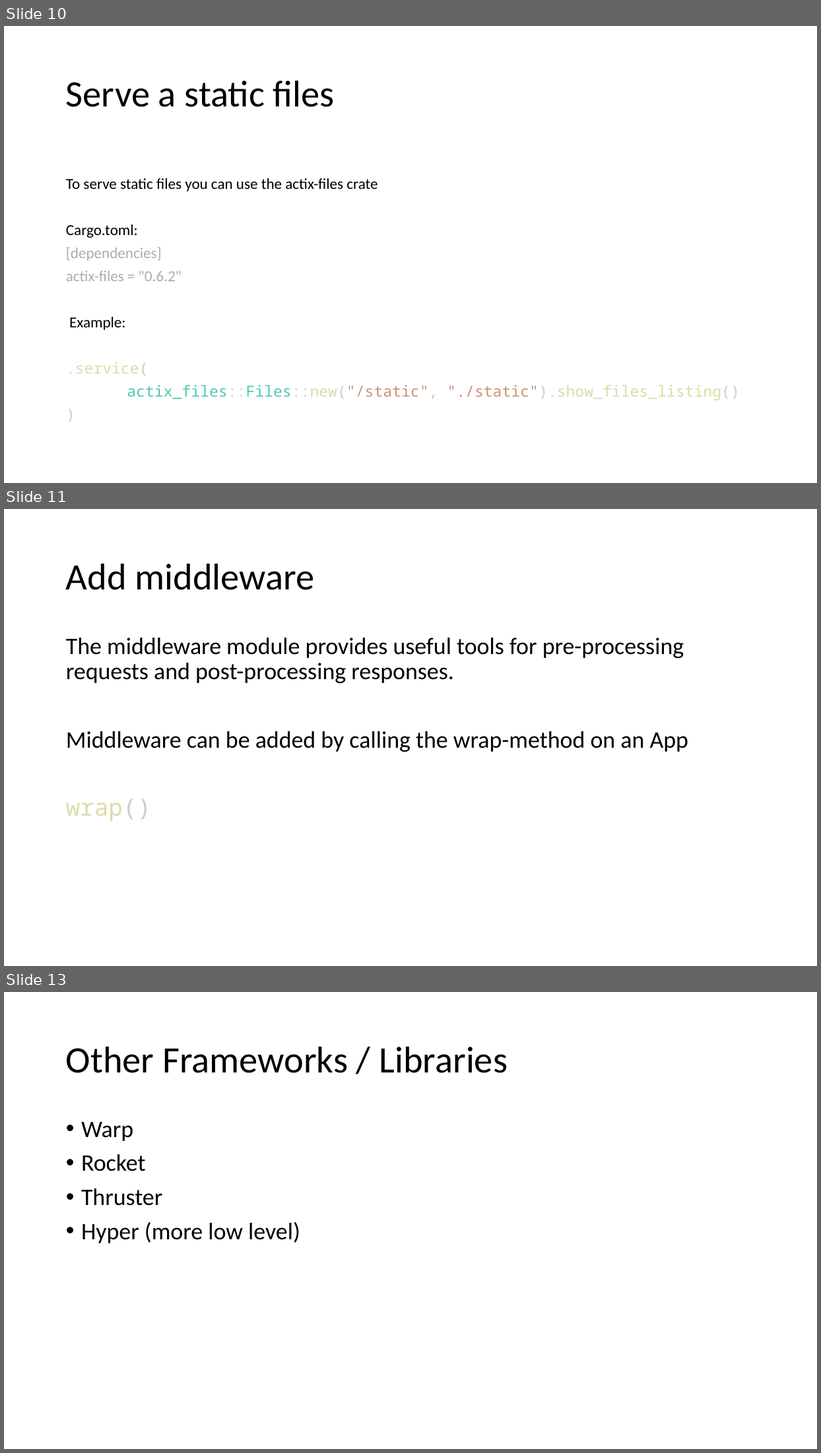
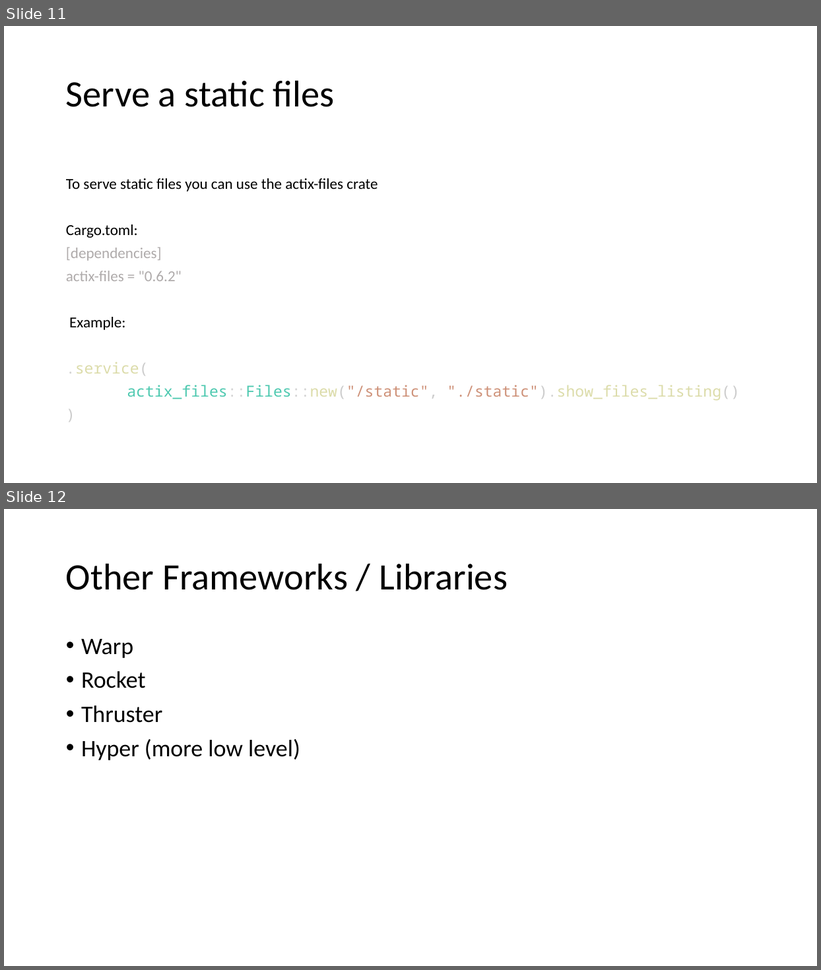
Before and after one commit to floscodes/actix_talk, a slide deck: Pres.pptx. Shown one above the other, each under a label of ours: slides 10, 11 and 13 before the commit, slides 11 and 12 after it; the slides between them are not shown. The pictures are 821x1453 and 821x970 pixels, drawn with LibreOffice and Linux fonts; fonts in the diff are those of the drawing. Boxes give left, top, right and bottom in pixels: in the first picture for what was removed or moved away, otherwise in the second. Text is boxed around its words. In the diff, an @@ line names an element or a change of style, - is before the commit and + after.

```diff
--- a/Pres.pptx
+++ b/Pres.pptx
@@ slide 11 removed at bbox=[4, 509, 817, 966], background #FFFFFF @@
@@ title removed at bbox=[66, 563, 315, 590] @@
-Add middleware
@@ text removed at bbox=[66, 638, 688, 822] @@
-The middleware module provides useful tools for pre-processing requests and post-processing responses.
-Middleware can be added by calling the wrap-method on an App
-wrap()
@@ what was slide 10 is now slide 11 @@
@@ what was slide 13 is now slide 12 @@
```
Also in this commit, not shown: 2 slides changed, 1 slide added, 1 other slide removed, 1 other file.
